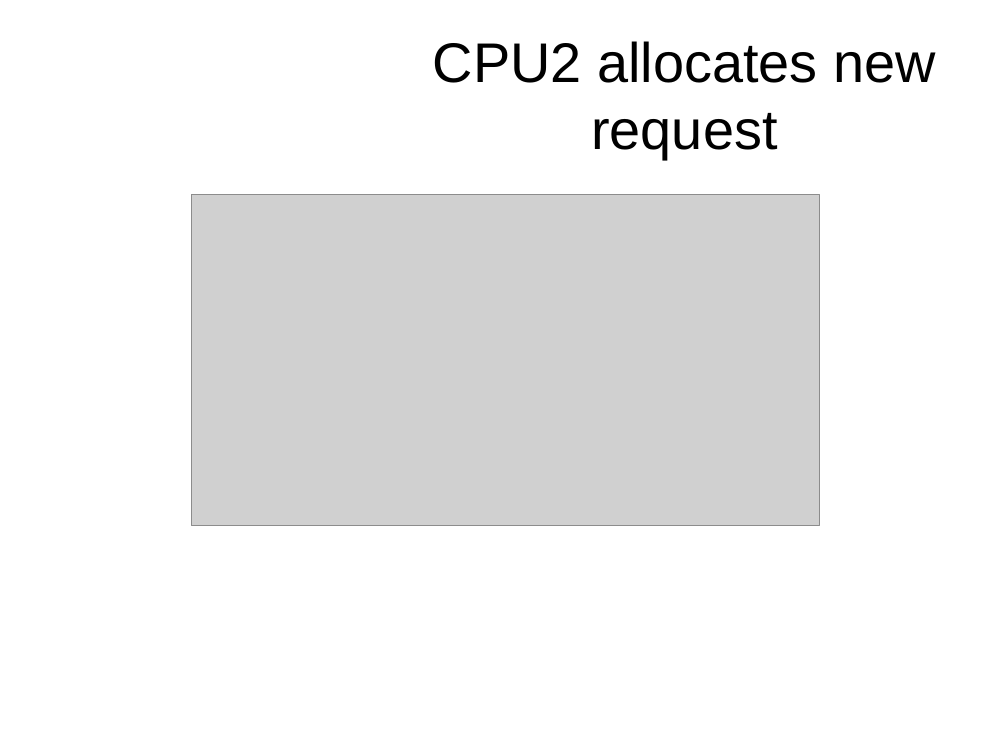
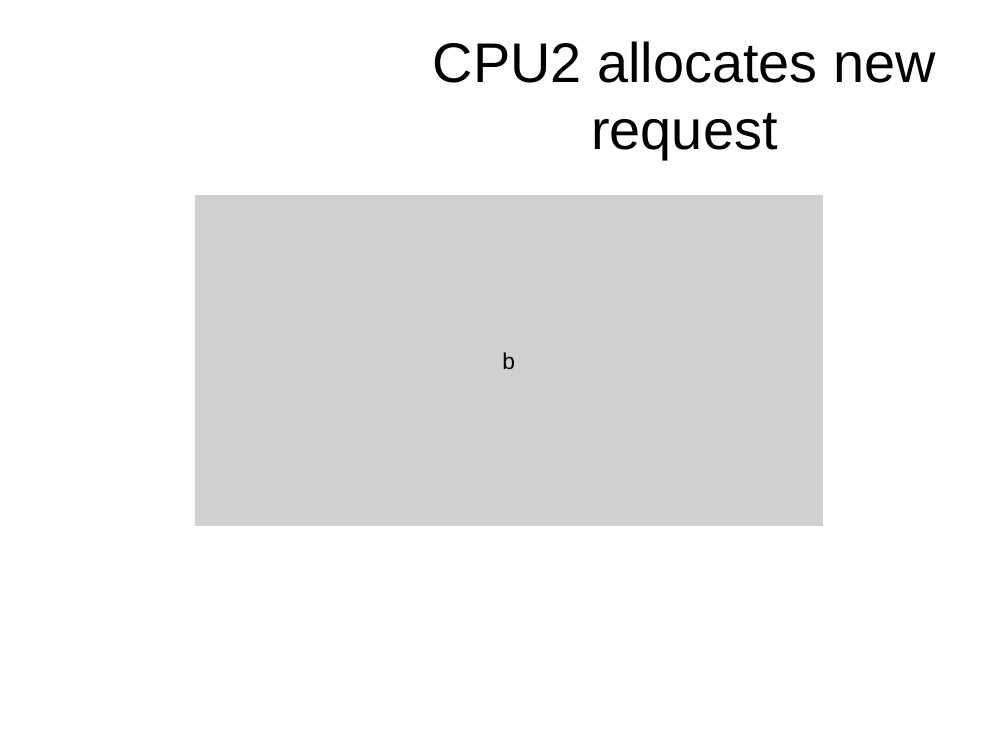
Before and after one commit to antonburtsev/cs5460, a slide deck: slide 6 of lectures/lecture15-locking/lecture15-locking.odp. Drawn at 1008x756 pixels with LibreOffice and Linux fonts; fonts in the diff are those of the drawing; grey boxes stand for pictures. Boxes give left, top, right and bottom in pixels: in the first picture for what was removed or moved away, otherwise in the second. Text is boxed around its words. In the diff, an @@ line names an element or a change of style, - is before the commit and + after.

```diff
--- a/lectures/lecture15-locking/lecture15-locking.odp
+++ b/lectures/lecture15-locking/lecture15-locking.odp
@@ picture "b": place and size @@
-picture "b" at bbox=[191, 195, 820, 526]
+picture "b" at bbox=[195, 195, 823, 526]
@@ text in picture at bbox=[502, 352, 515, 369]: text added @@
+b
```
Also in this commit, not shown: 1 other slide changed, 8 slides added, 3 other files.
